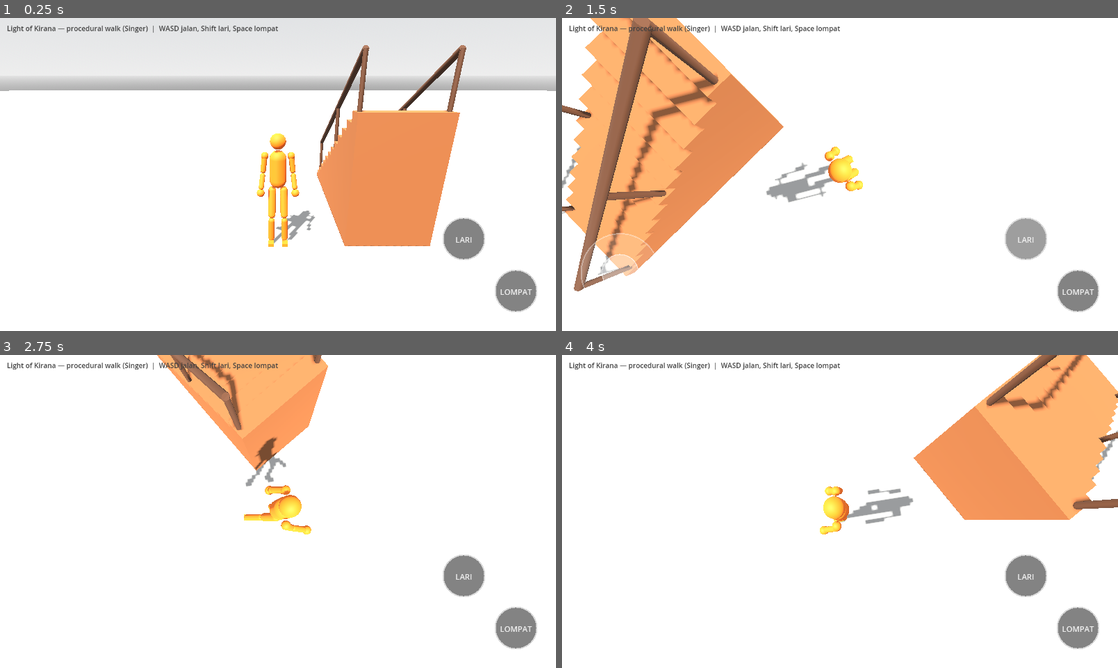
Above: before the commit, frames 1-4 (two rows, left to right).
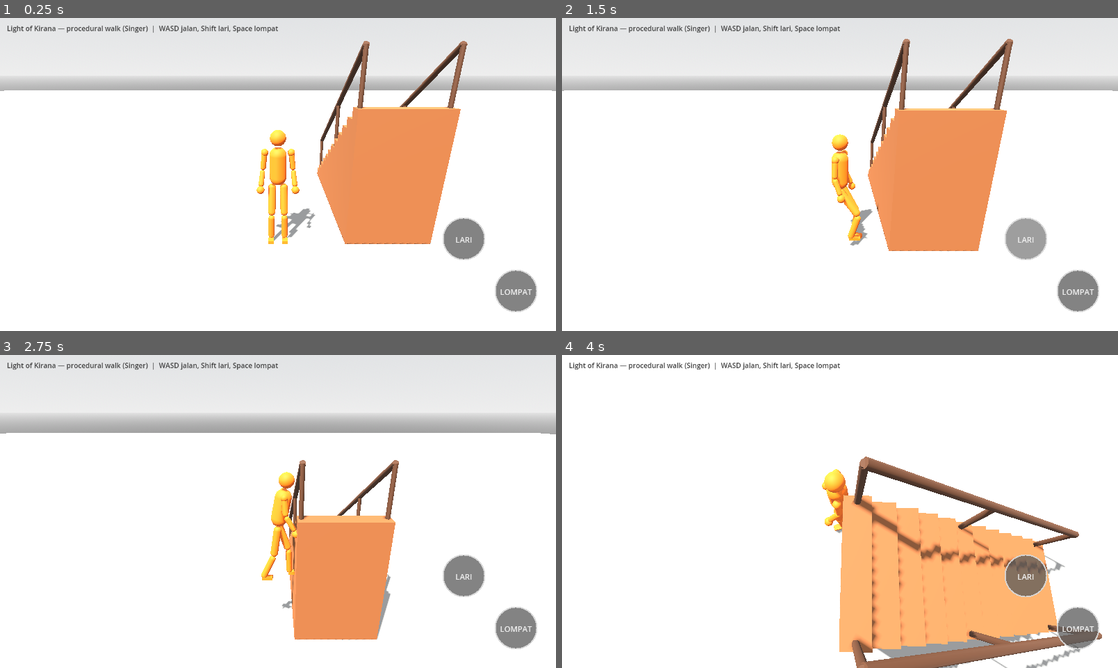
Above: after the commit, the same moments.

Repository: bagus123triga/light-of-kirana
Game: Godot game, scene res://scenes/main.tscn
Same seed, same stepped clock (60 frames per second), same inputs: the game is played once before the commit and once after it.
Inputs (mouse positions are in pixels of both pictures, inside the frame that each line leads up to):
- Up to frame 1 (0.25 s): no input
- Up to frame 2 (1.5 s): tap Enter at 0.5 s; drag from (617, 271) to (895, 105) at 0.52 s; drag from (1023, 240) to (812, 237) at 1.27 s
- Up to frame 3 (2.75 s): move the mouse to (517, 627) at 2.02 s; hold D from 2.03 s (still down); hold Shift from 2.03 s (still down); click (517, 627) at 2.17 s
- Up to frame 4 (4 s): release D at 2.75 s; release Shift at 2.75 s; drag from (812, 574) to (673, 464) at 2.77 s; move the mouse to (1006, 558) at 3.52 s; hold A from 3.53 s (still down); hold Shift from 3.53 s (still down); click (1006, 558) at 3.67 s; tap Space at 3.77 s

The runs differ from the first frame. In frame 1, 1.9% of the frame differs, in the area x 0-100%, y 7-74%; in frame 2, 42%, in the area x 0-100%, y 0-88%; in frame 3, 26%; in frame 4, 33%.

Commit message:
Separate joystick input from camera orbit and keep camera above ground

Diff:
--- a/scripts/main.gd
+++ b/scripts/main.gd
@@ -15,8 +15,8 @@
 # Positive = camera above, looking down at the humanoid in the centre.
 var cam_yaw := 0.0
 var cam_pitch := 0.35
-const CAMERA_MIN_PITCH := -0.35
-const CAMERA_MAX_PITCH := 1.54
+const CAMERA_MIN_PITCH := 0.08
+const CAMERA_MAX_PITCH := 1.28
 const CAM_DISTANCE := 4.2
 var run_held := false
 var _orbit_touch := -1
@@ -164,16 +164,29 @@
 	layer.add_child(jump_button)
 
 
+func _is_over_camera_blocker(screen_pos: Vector2) -> bool:
+	# Camera orbit must never capture touches that begin on the movement
+	# joystick or action buttons. _input runs BEFORE Control._gui_input,
+	# so without this explicit hit-test the same finger drives both.
+	for control in [joystick, run_button, jump_button]:
+		if control != null and control.is_visible_in_tree() and control.get_global_rect().has_point(screen_pos):
+			return true
+	return false
+
+
 func _input(event: InputEvent) -> void:
 	if event is InputEventMouseButton and event.button_index == MOUSE_BUTTON_LEFT:
-		_orbit_mouse = event.pressed
+		if event.pressed:
+			_orbit_mouse = not _is_over_camera_blocker(event.position)
+		else:
+			_orbit_mouse = false
 	elif event is InputEventMouseMotion and _orbit_mouse:
 		var motion := event as InputEventMouseMotion
 		cam_yaw -= motion.relative.x * 0.005
 		cam_pitch = clampf(cam_pitch - motion.relative.y * 0.005, CAMERA_MIN_PITCH, CAMERA_MAX_PITCH)
 	elif event is InputEventScreenTouch:
 		var touch := event as InputEventScreenTouch
-		if touch.pressed and _orbit_touch == -1:
+		if touch.pressed and _orbit_touch == -1 and not _is_over_camera_blocker(touch.position):
 			_orbit_touch = touch.index
 			_orbit_last = touch.position
 		elif not touch.pressed and touch.index == _orbit_touch:
@@ -217,9 +230,13 @@
 	# As the camera rises toward a top-down angle, lower its look target
 	# toward the feet. This keeps the whole character framed like a standard
 	# third-person game instead of aiming at the chest and cropping the legs.
+	# Keep the camera above the ground plane. At steep angles move the
+	# framing target toward the feet, not the camera through/below the floor.
 	var overhead_blend := clampf(inverse_lerp(0.65, CAMERA_MAX_PITCH, cam_pitch), 0.0, 1.0)
-	var target_height := lerpf(1.2, 0.22, overhead_blend)
+	var target_height := lerpf(1.15, 0.35, overhead_blend)
 	var target := humanoid.global_position + Vector3(0, target_height, 0)
-	var offset := Vector3(sin(cam_yaw) * cos(cam_pitch), sin(cam_pitch), cos(cam_yaw) * cos(cam_pitch)) * CAM_DISTANCE
+	var horizontal_distance := CAM_DISTANCE * cos(cam_pitch)
+	var camera_height := CAM_DISTANCE * sin(cam_pitch)
+	var offset := Vector3(sin(cam_yaw) * horizontal_distance, camera_height, cos(cam_yaw) * horizontal_distance)
 	camera.global_position = target + offset
 	camera.look_at(target, Vector3.UP)
